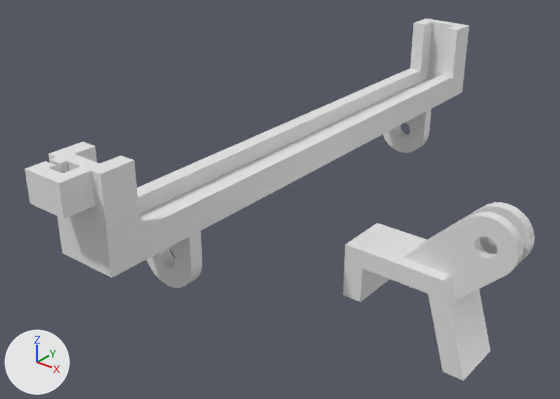
What one commit did to the Blender file iphone-mount.blend.
One viewpoint serves both versions: a 50 mm camera at (0.0799, -0.1509, 0.1151) aimed at (-0.0267, -0.0175, 0.0324). Lighting does not change. The marker at lower left points along +X, +Y and +Z. The first picture is the older version.

Objects in the first picture: 'Base', 'Iphone-base'.
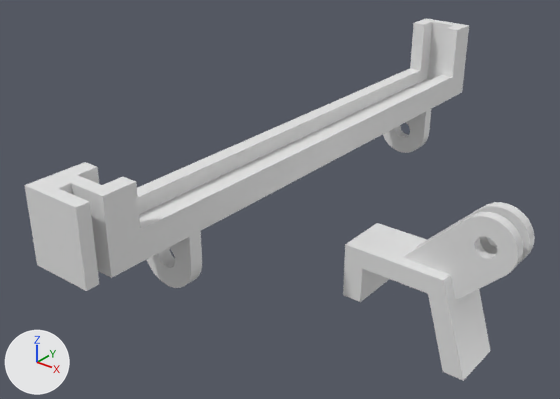
Commit message: Update iphone-mount

ob_cube is not drawn itself; it is used by a modifier of ob_iphone_base.
ob_cube_001 is not drawn itself; it is used by a modifier of ob_iphone_base.
ob_cube_002 is not drawn itself; it is used by a modifier of ob_iphone_base.

What differs and where, as boxes [x1, y1, x2, y2] in the pictures (560 x 399 px; the box of a moved part takes in the faces that stretch with it):
'Iphone-base', reshaped: before [25, 18, 469, 288]; after [25, 18, 469, 291]
part 1 of me_cube_008, moved or reshaped: before [25, 169, 95, 219]; after [25, 186, 112, 291]
part 2 of me_cube_010, moved or reshaped: before [49, 161, 68, 173]; after [59, 183, 111, 277]
part 3 of me_cube_015, moved or reshaped: before [50, 160, 61, 173]; after [25, 162, 136, 208]

What the commit changed:
me_cube_008 is used by ob_cube; location (-0.0313, -0.0757, 0.0555); scale (1.0, 0.7, 0.7).
Before the commit, vertices of me_cube_008: 0 (-0.005, -0.005, -0.005), 2 (-0.005, 0.005, -0.005), 4 (0.005, -0.005, -0.005), 6 (0.005, 0.005, -0.005).
me_cube_008 had 8 vertices, 6 faces and spanned x -0.005..0.005, y -0.005..0.005, z -0.005..0.005.
me_cube_008 now has 8 vertices, 6 faces and spans x -0.005..0.005, y -0.005..0.005, z -0.02573..0.005.
Part 1, on me_cube_008:
Vertices 0, 2, 4, 6 of me_cube_008 move by (0.0, 0.0, -0.02073).
me_cube_010 is used by ob_cube_001; location (-0.0313, -0.0742, 0.054); scale (0.4, 0.4, 1.2).
me_cube_010 had 8 vertices, 6 faces and spanned x -0.005..0.005, y -0.005..0.005, z -0.005..0.005.
me_cube_010 now has 8 vertices, 6 faces and spans x -0.005..0.025, y -0.005..0.005, z -0.01293..0.005.
Part 2, on me_cube_010:
Vertex 0 of me_cube_010 moves from (-0.005, -0.005, -0.005) to (-0.005, -0.005, -0.01293).
Vertex 2 of me_cube_010 moves from (-0.005, 0.005, -0.005) to (-0.005, 0.005, -0.01293).
Vertex 4 of me_cube_010 moves from (0.005, -0.005, -0.005) to (0.025, -0.005, -0.01293).
Vertex 5 of me_cube_010 moves from (0.005, -0.005, 0.005) to (0.025, -0.005, 0.005).
Vertex 6 of me_cube_010 moves from (0.005, 0.005, -0.005) to (0.025, 0.005, -0.01293).
Vertex 7 of me_cube_010 moves from (0.005, 0.005, 0.005) to (0.025, 0.005, 0.005).
me_cube_015 is used by ob_cube_002; location (-0.0353, -0.0742, 0.054); scale (0.6, 0.1, 1.2).
Before the commit, vertices of me_cube_015: 0 (-0.005, -0.005, -0.005), 2 (-0.005, 0.005, -0.005), 4 (0.005, -0.005, -0.005), 6 (0.005, 0.005, -0.005).
me_cube_015 had 8 vertices, 6 faces and spanned x -0.005..0.005, y -0.005..0.005, z -0.005..0.005.
me_cube_015 now has 8 vertices, 6 faces and spans x -0.005..0.005, y -0.005..0.005, z -0.02573..0.005.
Part 3, on me_cube_015:
Vertices 0, 2, 4, 6 of me_cube_015 move by (0.0, 0.0, -0.02073).
Object 'Cube' (ob_cube) moves from (-0.0313, -0.0757, 0.0555) to (-0.0313, -0.0752, 0.0555).
Object 'Cube' (ob_cube) is rescaled from (1.0, 0.7, 0.7) to (1.5, 0.6, 0.7).
Object 'Cube.001' (ob_cube_001) moves from (-0.0313, -0.0742, 0.054) to (-0.0313, -0.0737, 0.053).
Object 'Cube.001' (ob_cube_001) is rescaled from (0.4, 0.4, 1.2) to (0.303, 0.29, 1.23).
Object 'Cube.002' (ob_cube_002) moves from (-0.0353, -0.0742, 0.054) to (-0.0313, -0.0712, 0.063).
Object 'Cube.002' (ob_cube_002) is rescaled from (0.6, 0.1, 1.2) to (1.7, 1.6, 0.325).
